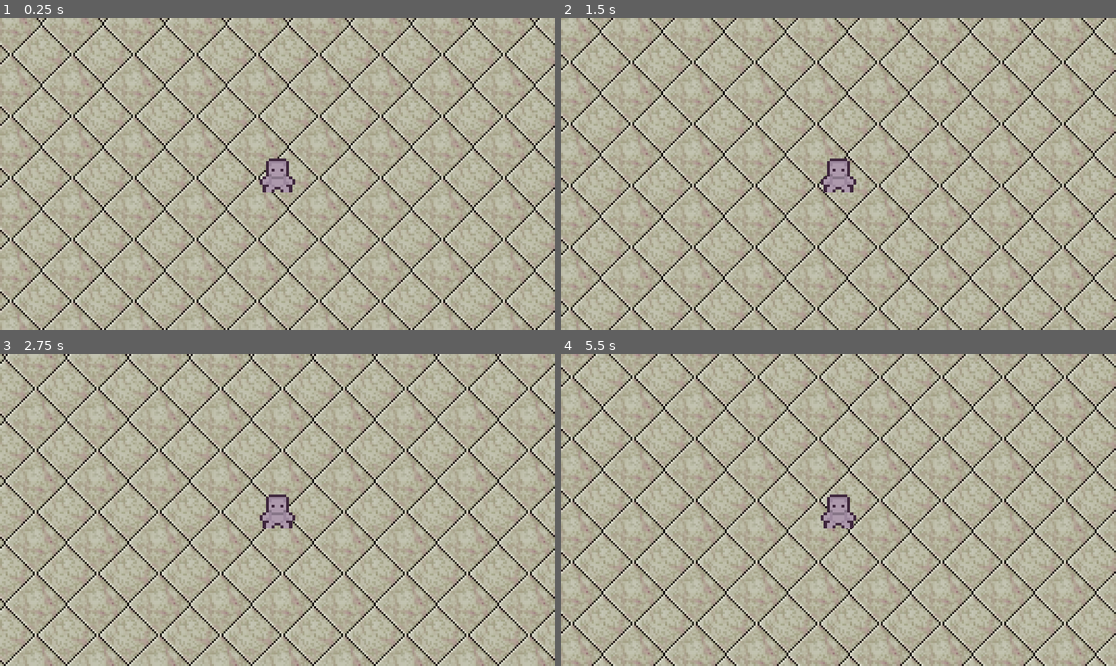
Above: before the commit, frames 1-4 (two rows, left to right).
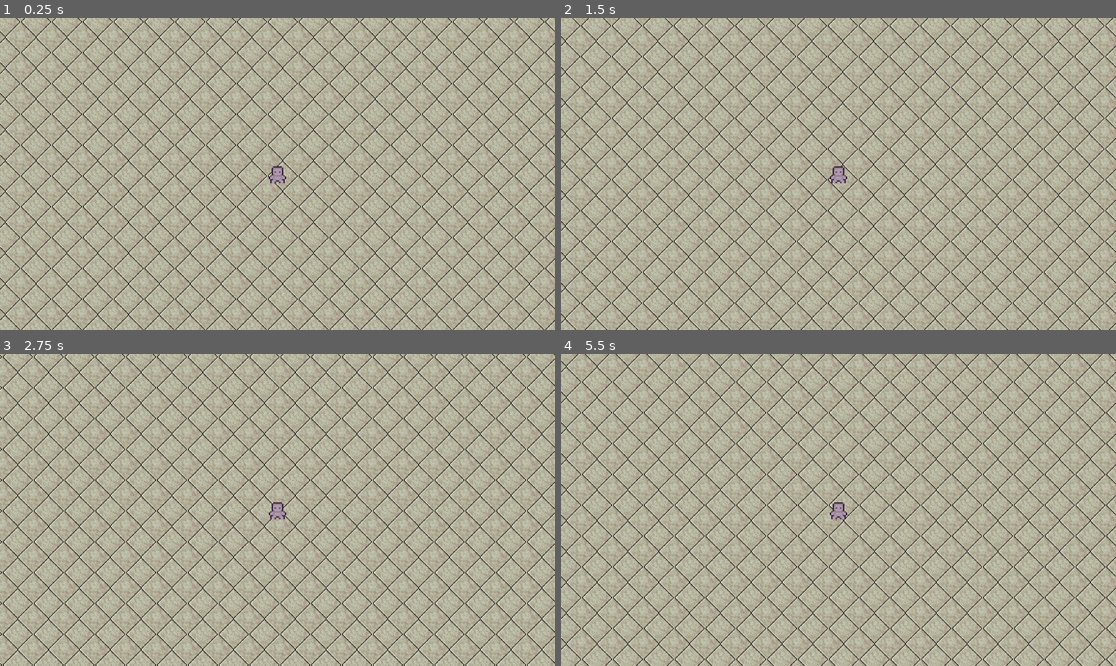
Above: after the commit, the same moments.

Repository: Collisteru/bytelux
Game: Godot game, scene res://test_map.tscn
The game is run twice, just before and just after one commit, with the same random seed, the same clock (stepped at 60 frames per second) and the same inputs.
Inputs (mouse positions are in pixels of both pictures, inside the frame that each line leads up to):
- Up to frame 1 (0.25 s): no input
- Up to frame 2 (1.5 s): tap Enter at 0.5 s; move the mouse to (960, 158) at 0.52 s; hold Right (ui_right) 0.53-1.28 s; tap 1 at 0.6 s; click (960, 158) at 0.67 s; move the mouse to (727, 189) at 1.27 s; hold Down (ui_down) from 1.28 s (still down); tap 2 at 1.35 s; click (727, 189) at 1.42 s
- Up to frame 3 (2.75 s): move the mouse to (333, 441) at 2.02 s; release Down (ui_down) at 2.03 s; hold Right (ui_right) from 2.03 s (still down); tap 3 at 2.1 s; click (333, 441) at 2.17 s
- Up to frame 4 (5.5 s): move the mouse to (810, 572) at 2.77 s; release Right (ui_right) at 2.78 s; hold Up (ui_up) 2.78-3.53 s; tap one key every 0.75 s from 2.85 s: 1 2 3 1; click (810, 572) at 2.92 s; move the mouse to (1005, 556) at 3.52 s; hold Left (ui_left) 3.53-5.03 s; click (1005, 556) at 3.67 s; move the mouse to (672, 463) at 4.27 s; click (672, 463) at 4.42 s; move the mouse to (866, 510) at 5.02 s; hold Down (ui_down) from 5.03 s (still down); click (866, 510) at 5.17 s

The runs differ from the first frame. In frame 1, 41% of the frame differs, in the area x 0-100%, y 0-100%; in frame 2, 41%; in frame 3, 38%; in frame 4, 41%.

Commit message:
Zoomed Out

Diff:
--- a/entities/player_laser/player_laser.gd
+++ b/entities/player_laser/player_laser.gd
@@ -20,9 +20,8 @@
 	var dir_norm = Vector2(x_diff / vec_norm, y_diff / vec_norm)
 	var laser_end: Vector2 = (laser_max_length * dir_norm)
 
-	print("Laser end: ", Vector2(laser_position.x, laser_position.y))
 
-	laser_line.points = [Vector2.ZERO, laser_max_length * Vector2(laser_position.x, laser_position.y * 1.13)]
+	laser_line.points = [Vector2.ZERO, laser_max_length * Vector2(laser_position.x, laser_position.y * 1.1)]
 
 	laser_line.visible = true  # Show the laser line
 
--- a/entities/test_player/test_player.tscn
+++ b/entities/test_player/test_player.tscn
@@ -49,4 +49,4 @@
 
 [node name="Camera2D" type="Camera2D" parent="."]
 position = Vector2(0.654052, -7.42666)
-zoom = Vector2(4, 4)
+zoom = Vector2(2, 2)
--- a/test_level.tscn
+++ /dev/null
@@ -1,8 +0,0 @@
-[gd_scene load_steps=2 format=3 uid="uid://bs70511q0biwb"]
-
-[ext_resource type="PackedScene" uid="uid://cfy2u78jjr135" path="res://player.tscn" id="1_hvl3a"]
-
-[node name="Node2D" type="Node2D"]
-
-[node name="Player_Node" parent="." instance=ExtResource("1_hvl3a")]
-position = Vector2(238, 84)
